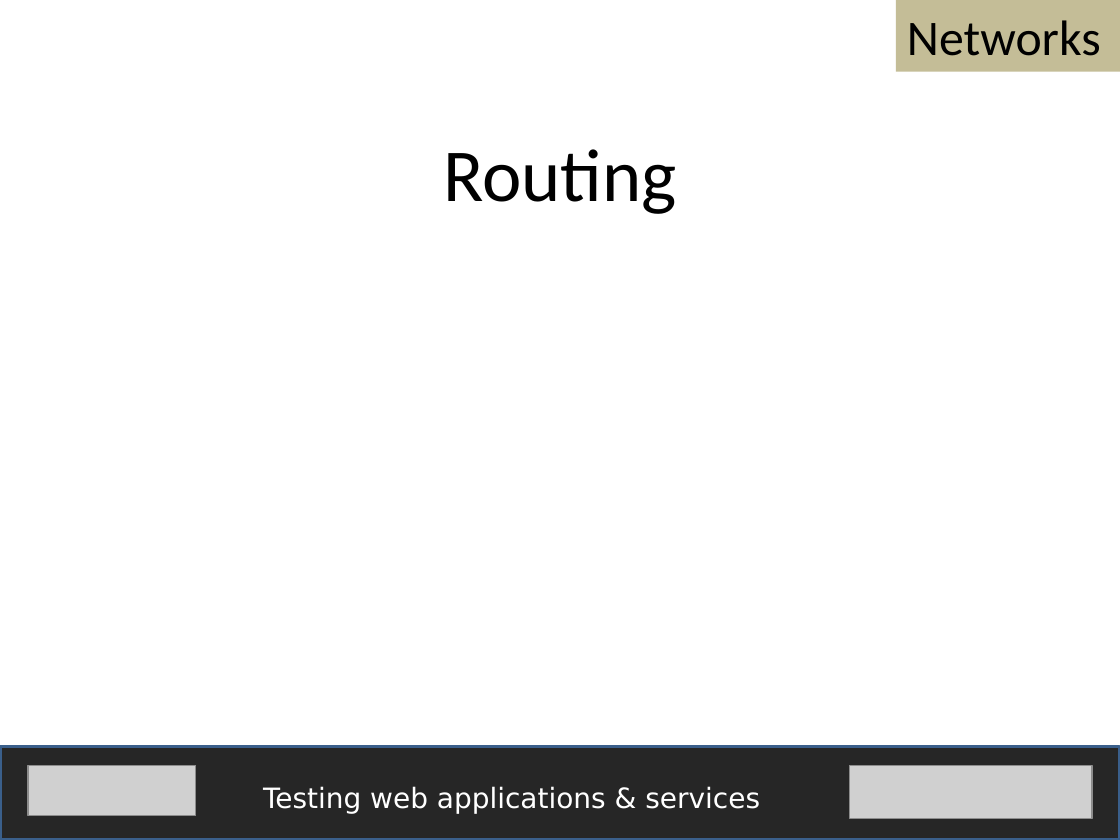
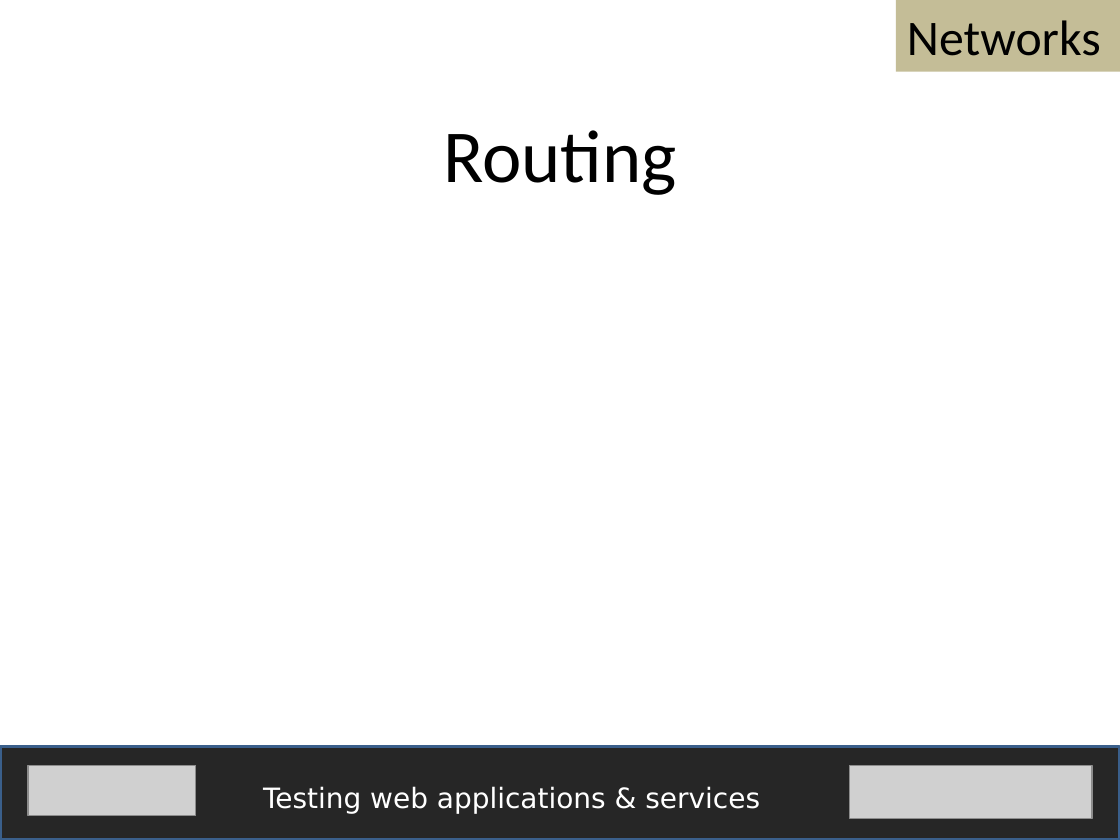
Before and after one commit to fijiaaron/testing-web-apps-and-services, a slide deck: slide 10 of presentations/A technical understanding of the web.pptx (slide 9 before the commit). Drawn at 1120x840 pixels with LibreOffice and Linux fonts; fonts in the diff are those of the drawing; grey boxes stand for pictures. Boxes give left, top, right and bottom in pixels: in the first picture for what was removed or moved away, otherwise in the second. Text is boxed around its words. In the diff, an @@ line names an element or a change of style, - is before the commit and + after.

```diff
--- a/presentations/A technical understanding of the web.pptx
+++ b/presentations/A technical understanding of the web.pptx
@@ text "Routing" moved from (x1=443, y1=149, x2=676, y2=214) to (x1=443, y1=130, x2=676, y2=195) @@
```
Also in this commit, not shown: 3 other slides changed, 2 slides added, 8 other files.
